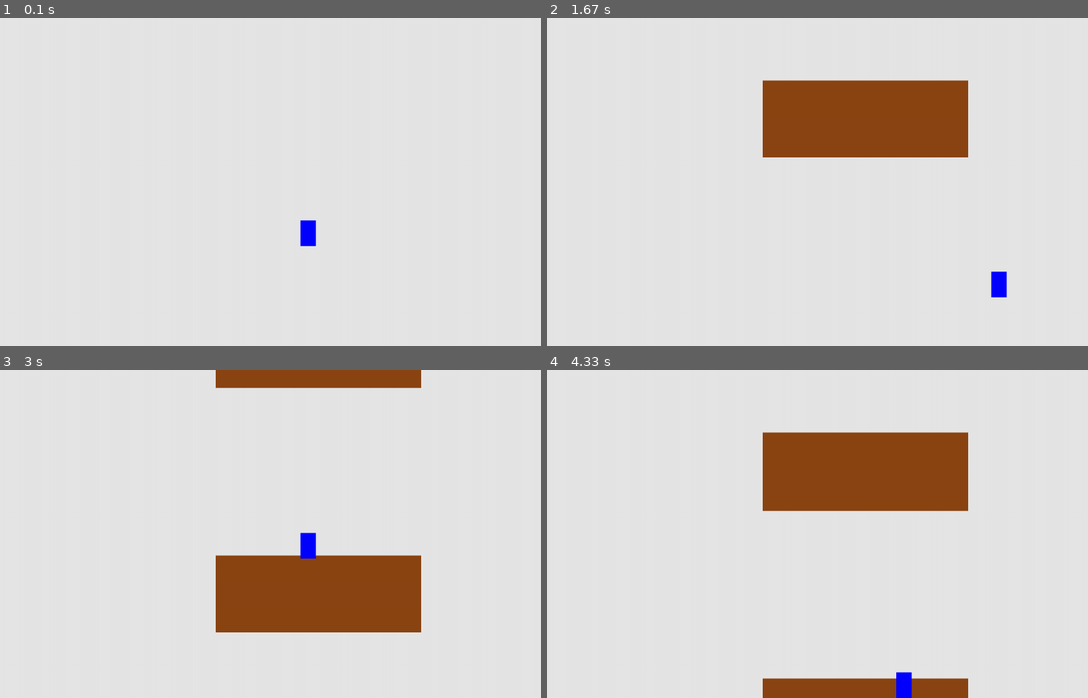
Above: before the commit, frames 1-4 (two rows, left to right).
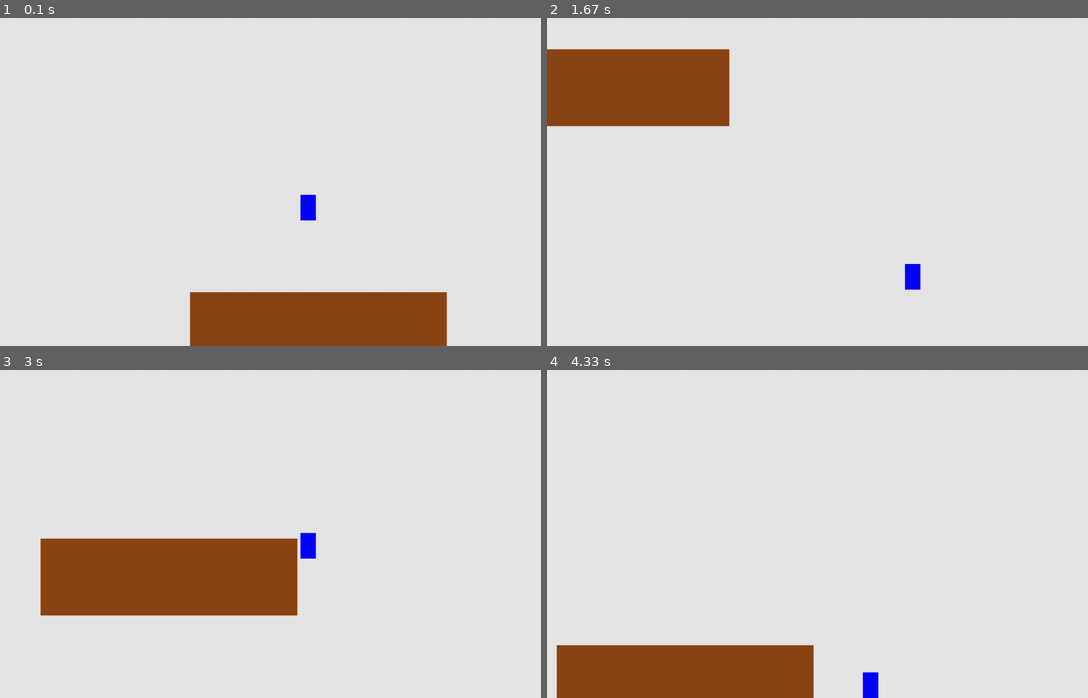
Above: after the commit, the same moments.

Repository: munxen/Python-Pygame
Game: pygame game, started from Coursider/Coursider.py
Same seed, same stepped clock (60 frames per second), same inputs: the game is played once before the commit and once after it.
Inputs:
- Up to frame 1 (0.1 s): no input
- Up to frame 2 (1.67 s): hold D 0.33-0.8 s; hold W 0.83-1.13 s; hold D 1.17-1.63 s
- Up to frame 3 (3 s): hold A 1.67-2.2 s; hold A 2.23-2.63 s; hold W from 2.67 s (still down)
- Up to frame 4 (4.33 s): release W at 3.03 s; hold D 3.07-3.7 s; hold A 3.73-4.2 s; hold D from 4.23 s (still down)

The runs differ from the first frame. In frame 1, 8.3% of the frame differs, in the area x 35-83%, y 53-100%; in frame 2, 17%; in frame 3, 17%; in frame 4, 18%, in the area x 1-78%, y 18-100%.

Commit message:
Mobing platforms and camera

Diff:
--- a/Coursider/Coursider.py
+++ b/Coursider/Coursider.py
@@ -26,17 +26,6 @@
     platform = Platform()
     all_sprites_platform.add(platform)
 
-    #Функция по добавлению платформы
-    def create_platform():
-        platform = Platform()
-        all_sprites_platform.add(platform)
-
-    #Количество созданных платформ
-    platforming = 1
-
-    #Разрешение на создание платформ
-    create = False
-
     #Рычаг столкновений
     collizions = True
 
@@ -51,25 +40,37 @@
             if event.type == pygame.KEYDOWN:
                 if event.key == pygame.K_a:
                     player.go_left()
+                    #platform.platform_go_left = True
                 if event.key == pygame.K_d:
                     player.go_right()
+                    #platform.platform_go_right = True
                 if not player.jumping:
                     if event.key == pygame.K_w:
                         player.jumping = True
             if event.type == pygame.KEYUP:
                 if event.key == pygame.K_a and player.change_left < 0:
                     player.stop()
+                    #platform.platform_go_left = False
                 if event.key == pygame.K_d and player.change_right > 0:
                     player.stop()
+                    #platform.platform_go_right = False
 
+        "Изменение платформы"
+        #Прыжки
+        if player.jump_count < 8 and player.jump_count > 0:
+            platform.speed_factor_platform = 8
+        if player.jump_count < 0 or player.jump_count == 8:
+            platform.speed_factor_platform = 2
+        #Ходьба
+        if player.change_x < 0:
+            platform.platform_go_left = True
+        else:
+            platform.platform_go_left = False
 
-        if platform.rect.y >= 300:
-            create = True
-            if platforming != 3 and create == True:
-                create_platform()
-                platforming += 1
-                create == False
-
+        if player.change_x > 0:
+            platform.platform_go_right = True
+        else:
+            platform.platform_go_right = False
 
         # Прыжок
         player.jump_on()
@@ -78,7 +79,7 @@
         all_sprites_player.update()
         all_sprites_platform.update()
 
-        #Столкновение с платформой
+        # Столкновение с платформой
         hits = pygame.sprite.spritecollide(player, all_sprites_platform, False)
         if hits:
             collizions = True
@@ -87,10 +88,25 @@
 
         "Коллизии c платформами"
         if collizions == True:
-            if player.change_right > 0:
-                player.stop_right()
-            if player.change_left < 0:
-                player.stop_left()
+            #Коллизия справа
+            if player.rect.right >= platform.rect.left and\
+                player.rect.right <= platform.rect.left + 30:
+                player.rect.right = platform.rect.left
+                platform.platform_go_right = False
+            #Коллизия слева
+            if player.rect.left <= platform.rect.right and\
+                player.rect.left >= platform.rect.right - 30 :
+                player.rect.left = platform.rect.right
+                platform.platform_go_left = False
+            #Коллизия игрока снизу
+            if player.rect.bottom >= platform.rect.top and\
+                player.rect.bottom <= platform.rect.top + 50 :
+                player.rect.bottom = platform.rect.top
+
+            #Коллизия игрока снизу
+            elif player.rect.top <= platform.rect.bottom and\
+                player.rect.top >= platform.rect.bottom - 50 :
+                player.rect.top = platform.rect.bottom
 
         # Ограничение передвижения
         "Ограничение c экраном"
--- a/Coursider/platform__.py
+++ b/Coursider/platform__.py
@@ -6,13 +6,20 @@
     """Инициализация платформы"""
     def __init__(self):
         super().__init__()
-        self.image = pygame.Surface((400, 150))
+        self.image = pygame.Surface((500, 150))
         self.image.fill((139, 69, 19))
         self.rect = self.image.get_rect()
-        self.rect.center = (620, -100)
-        self.speed_factor_platform = 3
-
+        self.rect.center = (620, 600)
+        self.speed_factor_platform = 4
+        self.platform_go_right = False #Рычаг ходьбы вправо
+        self.platform_go_left = False #Рычаг ходьбы влево
     def update(self):
         self.rect.y += self.speed_factor_platform
         if self.rect.top > 640 :
             self.rect.center = (random.randrange(-100, 1200) , -100)
+        if self.platform_go_right == True:
+            self.rect.right -= 2
+            self.rect.left -= 2
+        if self.platform_go_left == True:
+            self.rect.right += 2
+            self.rect.left += 2
--- a/Coursider/player__.py
+++ b/Coursider/player__.py
@@ -19,7 +19,7 @@
         self.change_x = 0 #Рычаг скорости вправо/влево
         self.change_y = 0 #Рычаг скорости вверх/вниз
 
-        self.player_sreed_factor = 5 #Скорость игрока
+        self.player_sreed_factor = 2 #Скорость игрока
 
         self.jumping = False #Проверка, находится ли игрок в прыжке
         self.jump_count = 8 #Коэффицент прыжка
@@ -34,7 +34,7 @@
     def gravity(self):
         """Гравитация игрока"""
         if self.change_y == 0:
-            self.change_y = 20
+            self.change_y = 10
         else:
             self.change_y += .95
         """Если уже на земле, ставим позицию y как 0"""
@@ -79,6 +79,3 @@
         "Игрок стоит при коллизии слева"
         self.change_left = 0
         self.change_x = self.change_left
-
-    def stop_up_down(self):
-        self.change_y = 0
